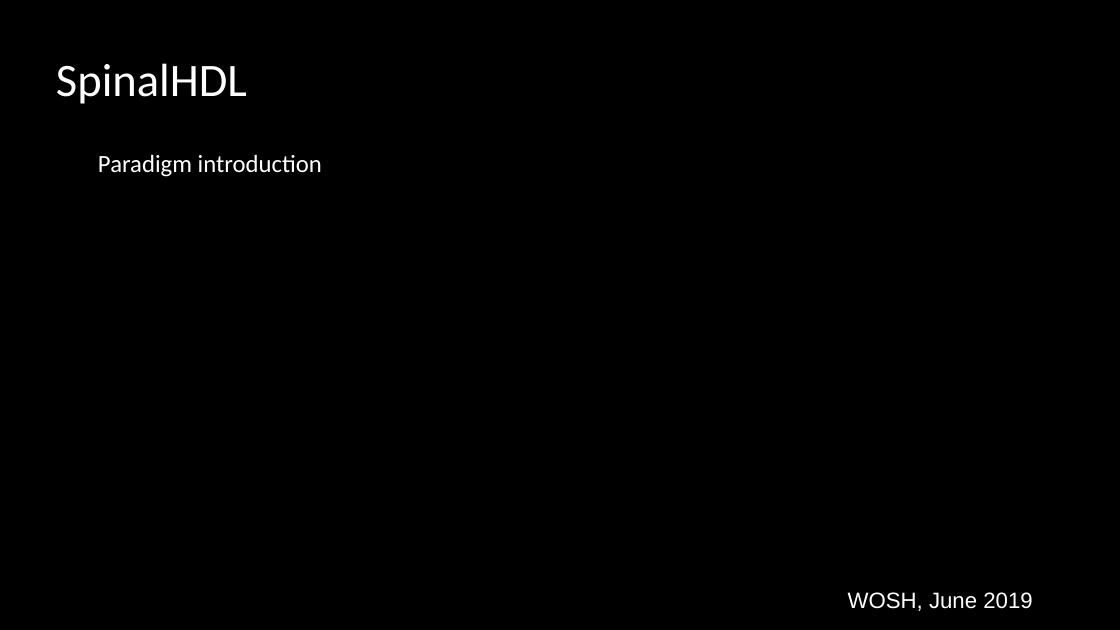
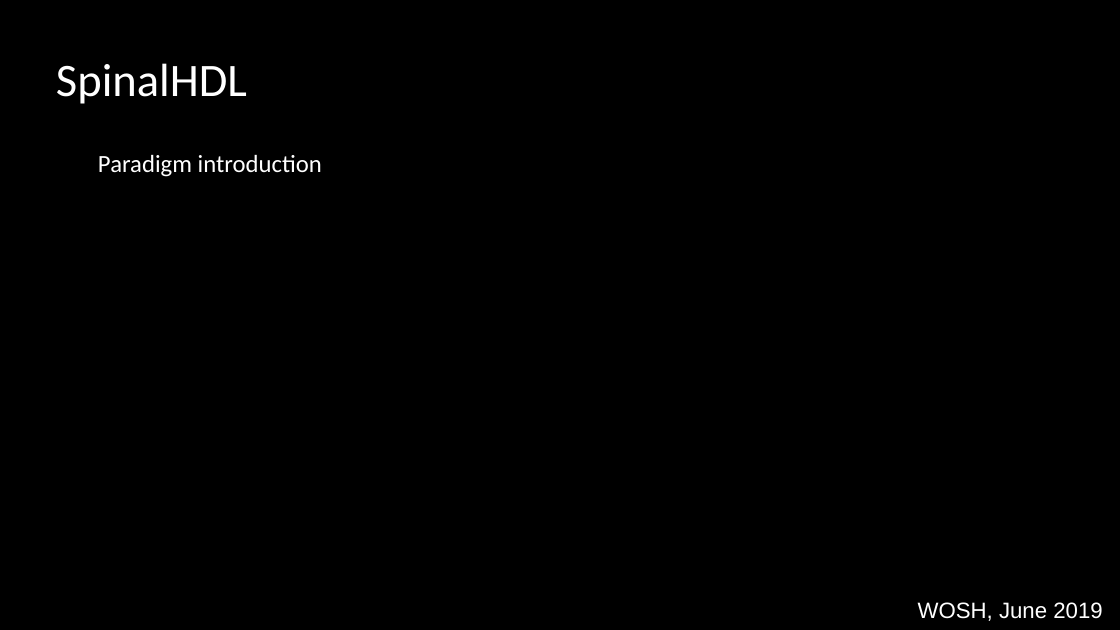
Before and after one commit to SpinalHDL/SpinalDoc, a slide deck: slide 1 of presentation/en/wosh_2019.odp. Drawn at 1120x630 pixels with LibreOffice and Linux fonts; fonts in the diff are those of the drawing. Boxes give left, top, right and bottom in pixels: in the first picture for what was removed or moved away, otherwise in the second. Text is boxed around its words. In the diff, an @@ line names an element or a change of style, - is before the commit and + after.

Commit message:
wosh sync

```diff
--- a/presentation/en/wosh_2019.odp
+++ b/presentation/en/wosh_2019.odp
@@ text "WOSH, June 2019": place and size @@
-text "WOSH, June 2019" at (848, 592, 1032, 611)
+text "WOSH, June 2019" at (918, 602, 1102, 621)
```
Also in this commit, not shown: 11 other slides changed, 3 slides added.
